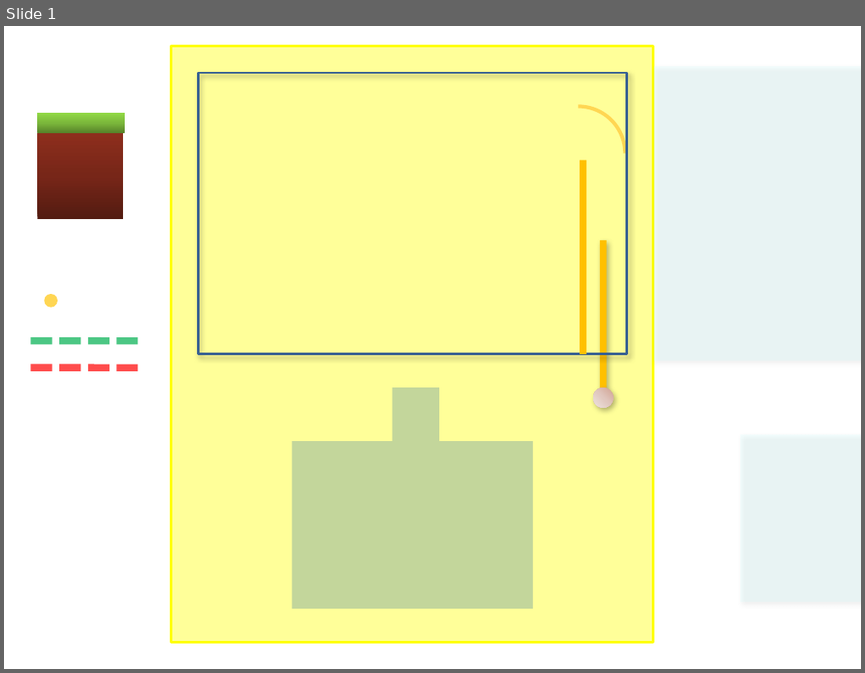
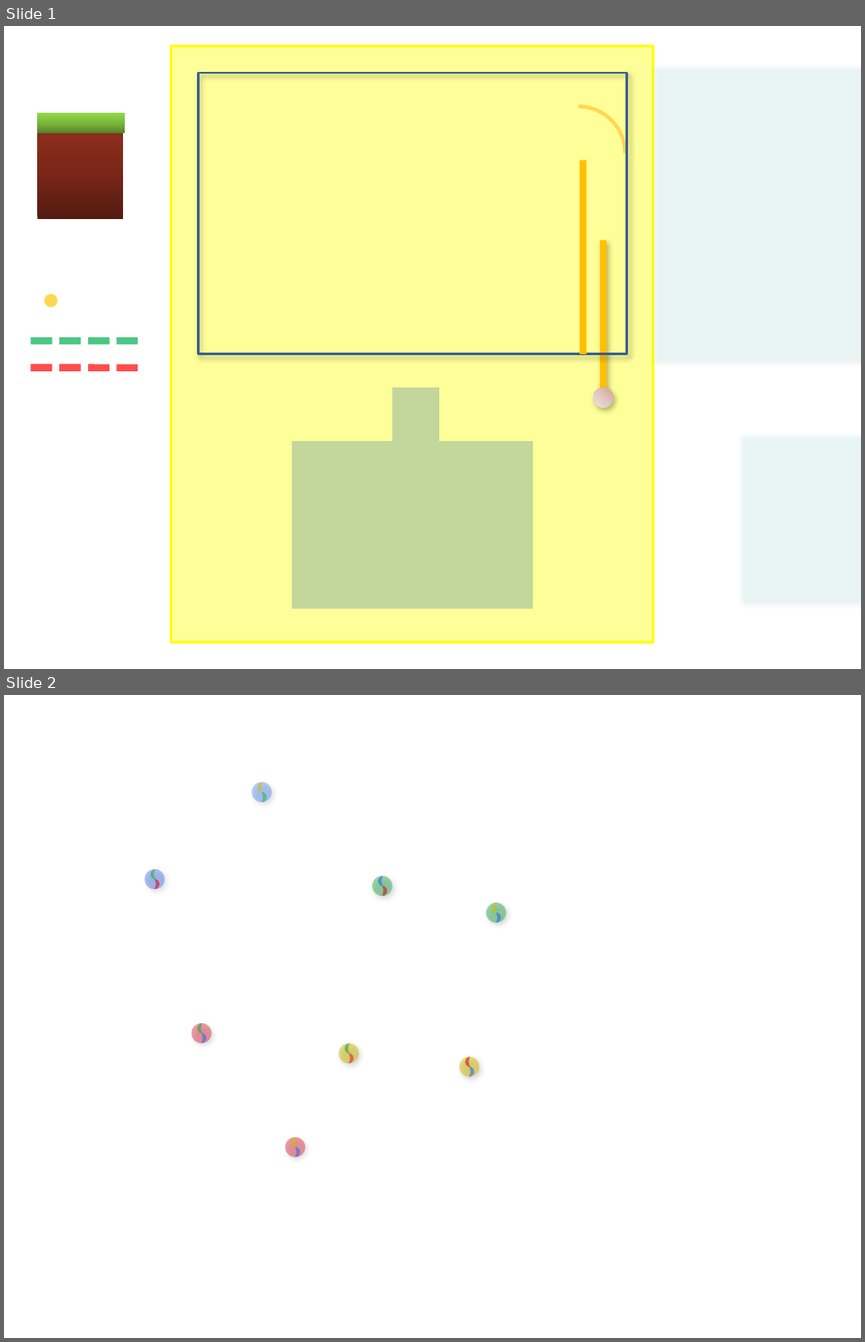
Before and after one commit to Antistable/marble-game, a slide deck: UI.pptx. Shown one above the other, each under a label of ours: slide 1 before the commit, slides 1 and 2 after it. The pictures are 865x673 and 865x1342 pixels, drawn with LibreOffice and Linux fonts; fonts in the diff are those of the drawing. Boxes give left, top, right and bottom in pixels: in the first picture for what was removed or moved away, otherwise in the second. Text is boxed around its words. In the diff, an @@ line names an element or a change of style, - is before the commit and + after.

```diff
--- a/UI.pptx
+++ b/UI.pptx
@@ slide 2 added at <box>4,695,861,1338</box>, background #FFFFFF @@
@@ ellipse added at <box>251,783,271,802</box>, fill #4586F3 at 40% opacity @@
@@ moon added at <box>257,783,262,793</box>, fill #D3BC05 at 60% opacity @@
@@ moon added at <box>261,792,266,802</box>, fill #36B056 at 60% opacity @@
@@ ellipse added at <box>144,869,164,889</box>, fill #3369E8 at 40% opacity @@
@@ moon added at <box>150,869,155,879</box>, fill #35AA53 at 60% opacity @@
@@ moon added at <box>154,879,159,889</box>, fill #D50F25 at 60% opacity @@
@@ ellipse added at <box>372,876,392,896</box>, fill #36B056 at 50% opacity @@
@@ moon added at <box>377,876,383,886</box>, fill #3369E8 at 60% opacity @@
@@ moon added at <box>382,885,387,896</box>, fill #D50F25 at 60% opacity @@
@@ ellipse added at <box>487,902,506,922</box>, fill #36B056 at 50% opacity @@
@@ moon added at <box>492,902,497,913</box>, fill #D3BC05 at 60% opacity @@
@@ moon added at <box>496,913,501,923</box>, fill #3369E8 at 60% opacity @@
@@ ellipse added at <box>192,1023,211,1043</box>, fill #D50F25 at 40% opacity @@
@@ moon added at <box>198,1023,203,1033</box>, fill #31A14E at 60% opacity @@
@@ moon added at <box>201,1032,206,1043</box>, fill #3369E8 at 60% opacity @@
@@ ellipse added at <box>339,1043,358,1062</box>, fill #D3BC05 at 50% opacity @@
@@ moon added at <box>344,1043,349,1053</box>, fill #31A14E at 60% opacity @@
@@ moon added at <box>348,1053,353,1063</box>, fill #D50F25 at 50% opacity @@
@@ ellipse added at <box>459,1056,478,1077</box>, fill #D3BC05 at 50% opacity @@
@@ moon added at <box>465,1056,470,1066</box>, fill #D50F25 at 60% opacity @@
@@ moon added at <box>469,1066,474,1077</box>, fill #3369E8 at 60% opacity @@
@@ ellipse added at <box>285,1137,305,1157</box>, fill #D50F25 at 40% opacity @@
@@ moon added at <box>291,1137,296,1147</box>, fill #D3BC05 at 60% opacity @@
@@ moon added at <box>295,1146,300,1157</box>, fill #3369E8 at 60% opacity @@
```
Also in this commit, not shown: 1 slide removed, 26 other files.
